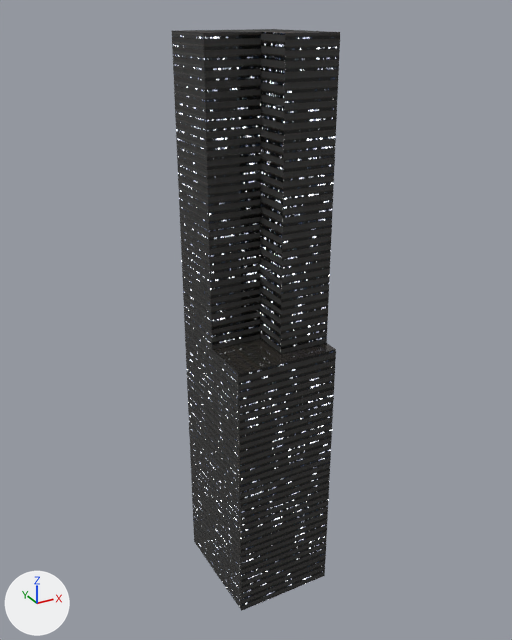
An edit to the glTF model public/assets/models/buildings/commercial/2026-commercial-building-9.glb, drawn before and after from the same camera.
Camera for both pictures: a 50 mm camera at (-95.9, -173.3, 179.4) aimed at (0.6, 2.1, 91.7). Lighting does not change. The marker at lower left points along +X, +Y and +Z. The picture after the commit comes second.

Names of what the first picture shows: '2026-commercial-building-9'.
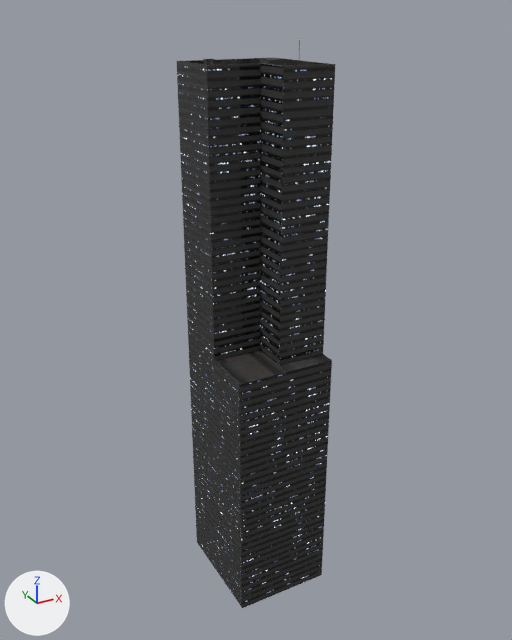
Boxes [x1, y1, x2, y2] around the edits, measured in the pictures (512 x 640 px):
'2026-commercial-building-9', surface changed, moved, rescaled
    before: [172, 29, 340, 611]
    after: [177, 39, 335, 608]

What changed in the scene script:
```text
Change mat_building5_material_006:
    where n0 = _N.new('ShaderNodeBsdfPrincipled'); n0.name = 'Principled BSDF'
    n0.inputs[28].default_value: 12.2 -> 3.0  # 'Emission Strength'
Change ob_2026_commercial_building_9:
    ob_2026_commercial_building_9.location: (0.0, 7.3, 87.0) -> (0.0, 7.0, 83.1)
    ob_2026_commercial_building_9.scale: (16.2, 11.5, 87.0) -> (15.5, 10.9, 83.1)
```
